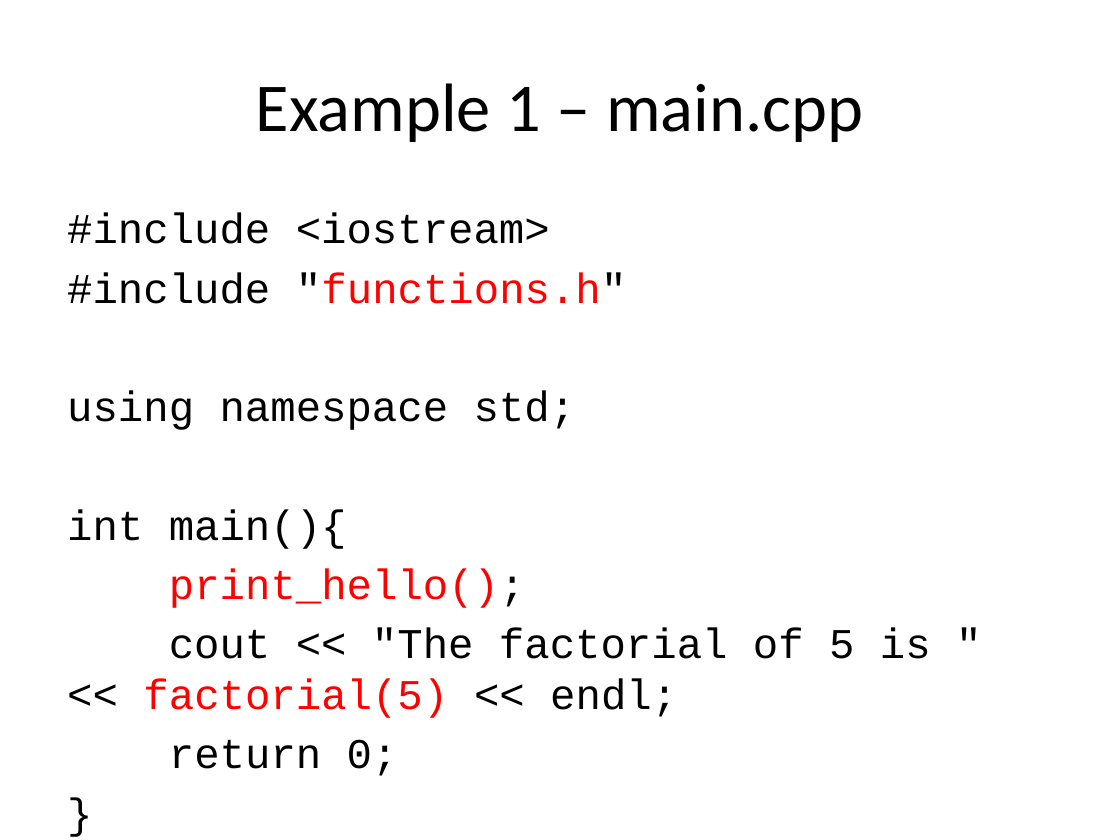
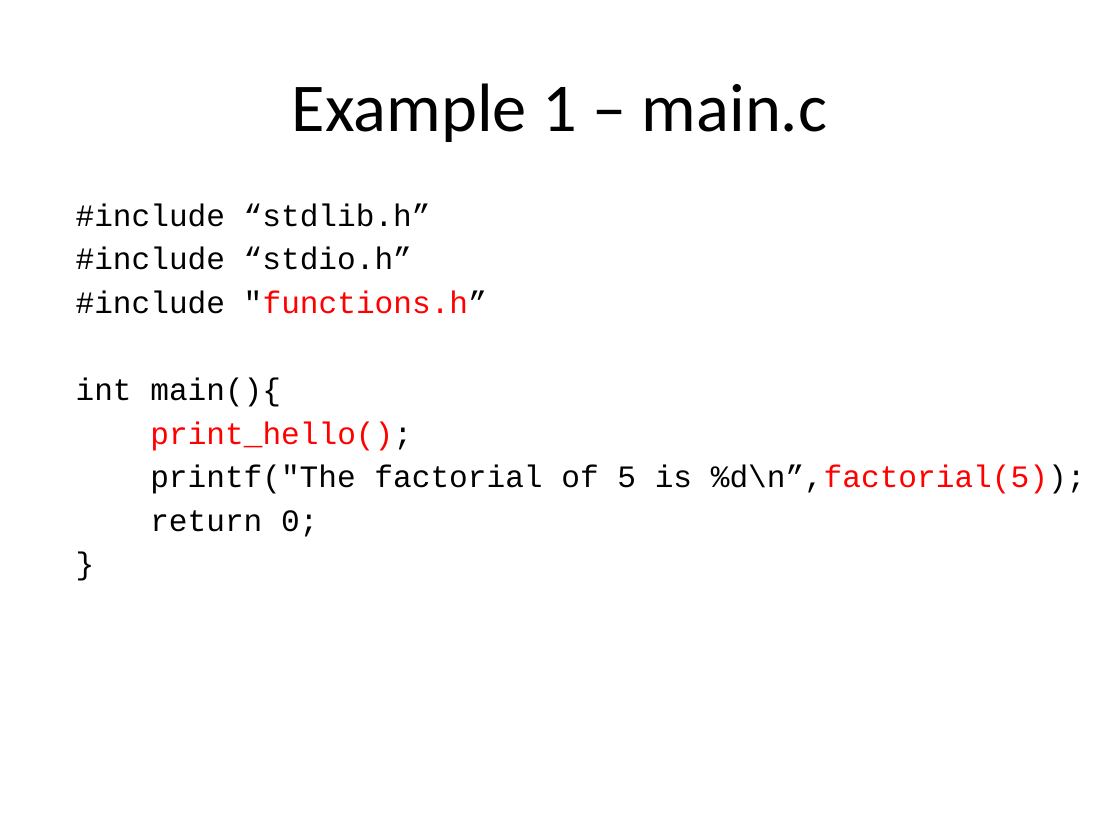
Before and after one commit to brash99/Cpsc256, a slide deck: slide 5 of Makefile_tutorial/Makefile_tutorial.pptx. Drawn at 1120x840 pixels with LibreOffice and Linux fonts; fonts in the diff are those of the drawing. Boxes give left, top, right and bottom in pixels: in the first picture for what was removed or moved away, otherwise in the second. Text is boxed around its words. In the diff, an @@ line names an element or a change of style, - is before the commit and + after.

Commit message:
Updates

```diff
--- a/Makefile_tutorial/Makefile_tutorial.pptx
+++ b/Makefile_tutorial/Makefile_tutorial.pptx
@@ title at <box>292,83,827,142</box>: text changed @@
-Example 1 – main.cpp
+Example 1 – main.c
@@ text "#include “stdlib.h”": place and size @@
-text "#include “stdlib.h”" at <box>67,213,931,769</box>
+text "#include “stdlib.h”" at <box>76,203,1086,537</box>
@@ text at <box>76,203,487,314</box>: text changed; size 27.2 to 20 pt @@
-#include <iostream>
-#include "functions.h"
-using namespace std;
+#include “stdlib.h”
+#include “stdio.h”
+#include "functions.h”
@@ text at <box>76,378,412,537</box>: size 27.2 to 20 pt in "int main(){", "print_hello();", "return 0;", "}"; less space between paragraphs @@
@@ text at <box>150,465,1086,494</box>: text changed; size 27.2 to 20 pt @@
-cout << "The factorial of 5 is " << factorial(5) << endl;
+printf("The factorial of 5 is %d\n”,factorial(5));
```
Also in this commit, not shown: 16 other slides changed.
